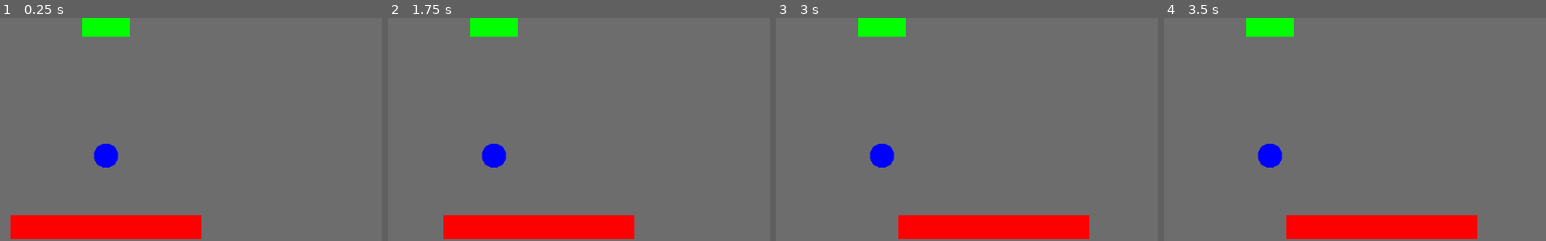
Above: before the commit, frames 1-4 (left to right).
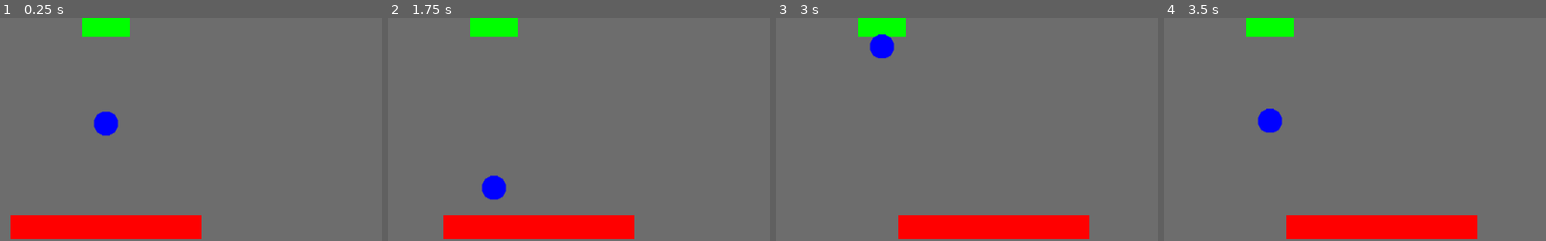
Above: after the commit, the same moments.

Repository: lswgamer/VOSES-Multiplayer
Game: Godot game, scene res://Scenes/Level.tscn
The game is run twice, just before and just after one commit, with the same random seed, the same clock (stepped at 60 frames per second) and the same inputs.
Inputs:
- Up to frame 1 (0.25 s): no input
- Up to frame 2 (1.75 s): hold Right (lower_right) 0.53-1.28 s; hold Left (lower_left) from 1.28 s (still down)
- Up to frame 3 (3 s): release Left (lower_left) at 2.03 s; hold Right (lower_right) 2.03-2.78 s; hold A (upper_left) from 2.78 s (still down)
- Up to frame 4 (3.5 s): keep holding A (upper_left)
The pictures show only the part of the screen within x 36-86%, y 44-94%; the shares and areas given below are measured in that part.

The runs differ from the first frame. In frame 1, 1.1% of the frame differs, in the area x 24-31%, y 41-68%; in frame 2, 1.1%; in frame 3, 1.1%; in frame 4, 1.1%.

Commit message:
Ball move and partial collisions

Diff:
--- a/Breakout/Scenes/Ball.tscn
+++ b/Breakout/Scenes/Ball.tscn
@@ -1,14 +1,18 @@
-[gd_scene load_steps=3 format=2]
+[gd_scene load_steps=4 format=2]
 
 [ext_resource path="res://Assets/ball.png" type="Texture" id=1]
+[ext_resource path="res://Scripts/Ball.gd" type="Script" id=2]
 
 [sub_resource type="CircleShape2D" id=1]
 radius = 16.0
 
 [node name="Node2D" type="Area2D"]
+script = ExtResource( 2 )
 
 [node name="Sprite" type="Sprite" parent="."]
 texture = ExtResource( 1 )
 
 [node name="CollisionShape2D" type="CollisionShape2D" parent="."]
 shape = SubResource( 1 )
+
+[connection signal="area_entered" from="." to="." method="_on_Node2D_area_entered"]
--- a/Breakout/Scenes/Level.tscn
+++ b/Breakout/Scenes/Level.tscn
@@ -38,5 +38,5 @@
 [node name="CollisionShape2D" type="CollisionShape2D" parent="Right_Wall"]
 shape = SubResource( 1 )
 
-[node name="Node2D" parent="." instance=ExtResource( 3 )]
+[node name="Ball" parent="." instance=ExtResource( 3 )]
 position = Vector2( 512, 448 )
--- /dev/null
+++ b/Breakout/Scripts/Ball.gd
@@ -0,0 +1,17 @@
+extends Area2D
+
+var velocity = Vector2(0,1)
+export var speed = 200
+onready var cs = $CollisionShape2D
+onready var sprite = $Sprite
+
+func _ready():
+	position = Vector2(512, 448)
+
+func _process(delta):
+	velocity = velocity.normalized() * speed
+	position += velocity * delta
+
+func _on_Node2D_area_entered(area):
+	if area.name == "Lower_Bar" or "Upper_Bar":
+		velocity = -velocity
